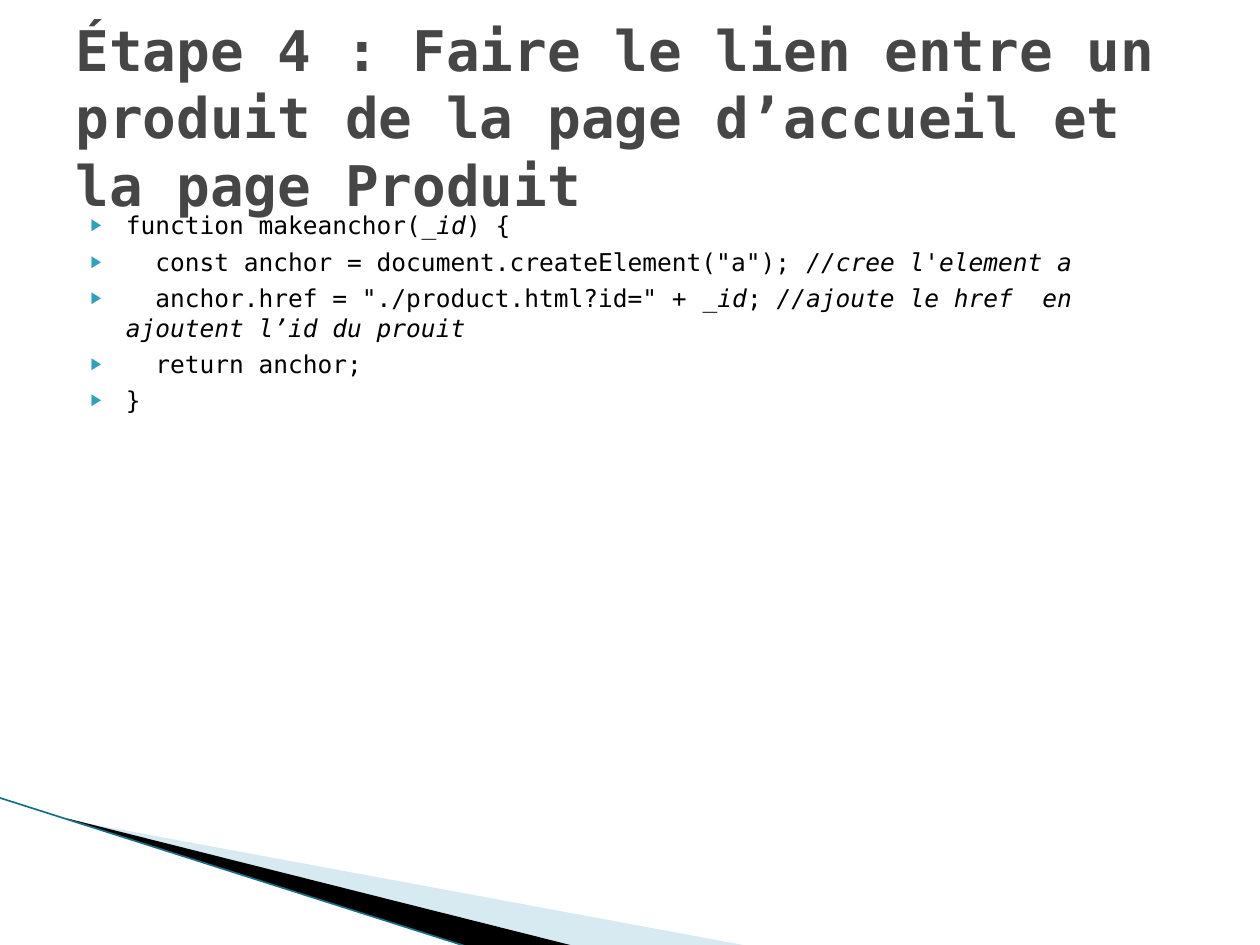
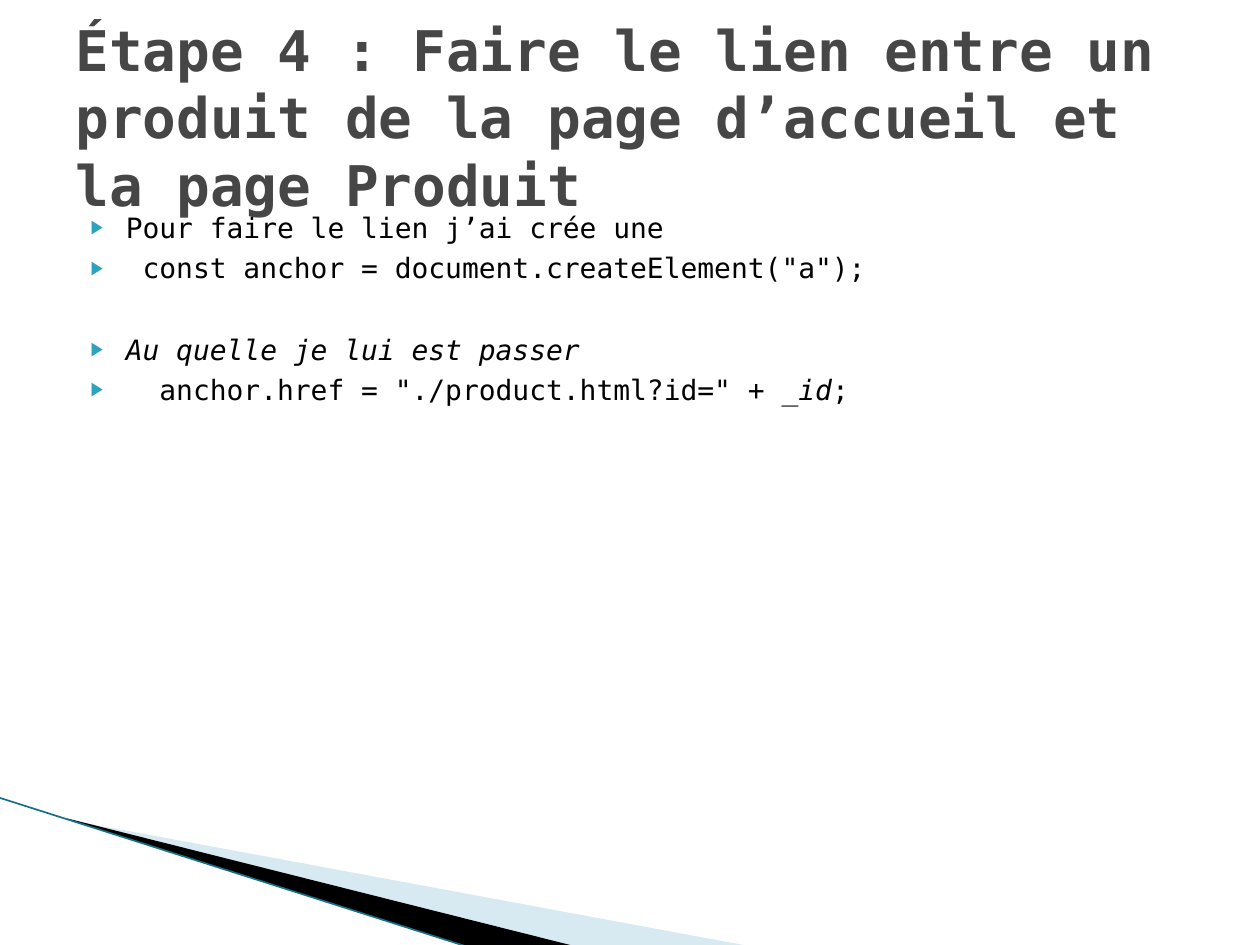
Before and after one commit to gwenaelgressier/GwenaelGressier_05_04042022, a slide deck: slide 6 of Nouveau Présentation Microsoft Office PowerPoint.pptx. Drawn at 1260x945 pixels with LibreOffice and Linux fonts; fonts in the diff are those of the drawing; background and template pictures are left out. Boxes give left, top, right and bottom in pixels: in the first picture for what was removed or moved away, otherwise in the second. Text is boxed around its words. In the diff, an @@ line names an element or a change of style, - is before the commit and + after.

```diff
--- a/Nouveau Présentation Microsoft Office PowerPoint.pptx
+++ b/Nouveau Présentation Microsoft Office PowerPoint.pptx
@@ text at [126,215,866,407]: text changed; size 14 to 16 pt @@
-▶ function makeanchor(_id) {
-▶ const anchor = document.createElement("a"); //cree l'element a
-▶ anchor.href = "./product.html?id=" + _id; //ajoute le href en ajoutent l’id du prouit
-▶ return anchor;
-▶ }
+▶ Pour faire le lien j’ai crée une
+▶ const anchor = document.createElement("a");
+▶ Au quelle je lui est passer
+▶ anchor.href = "./product.html?id=" + _id;
```
Also in this commit, not shown: 12 other slides changed, 18 other files.
